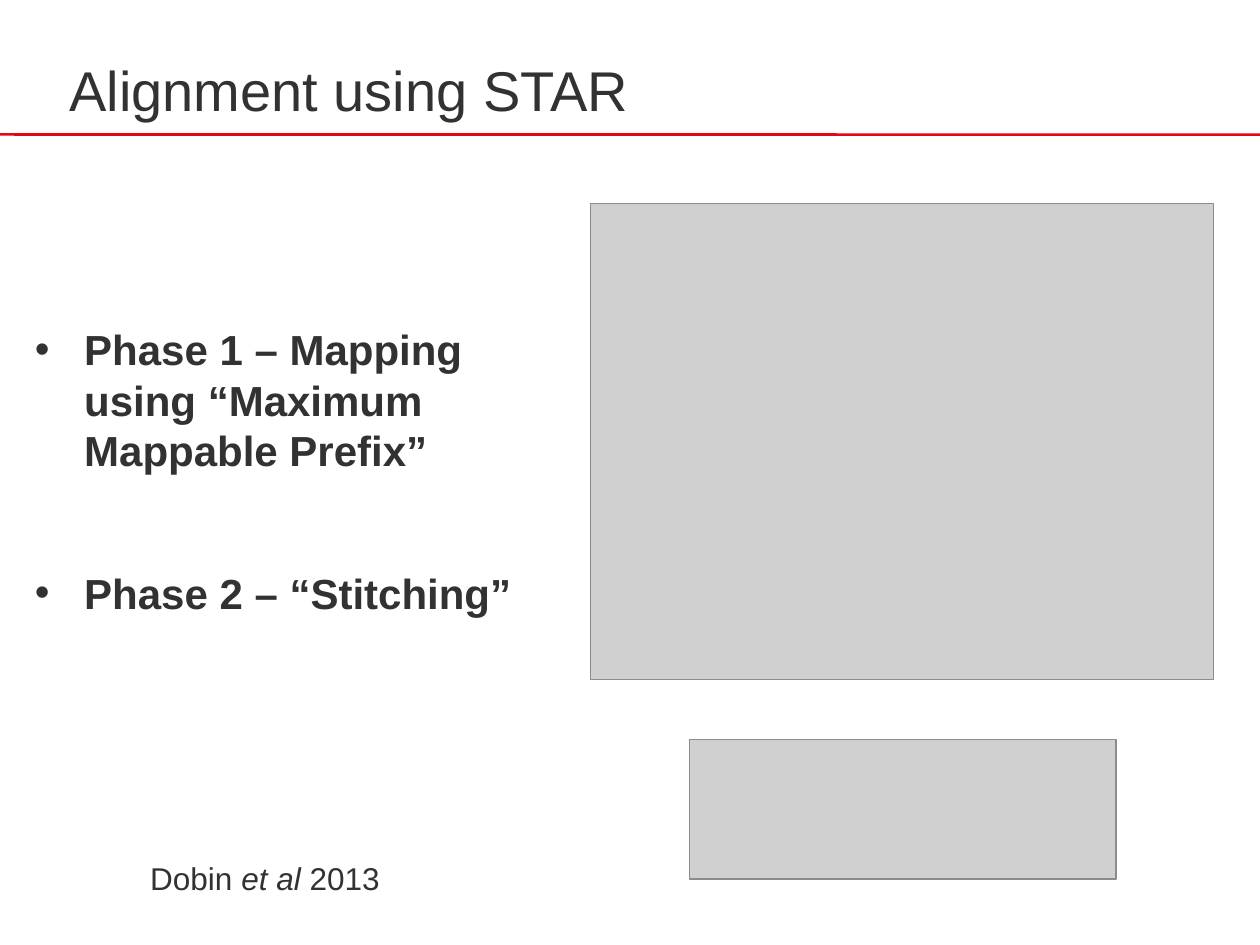
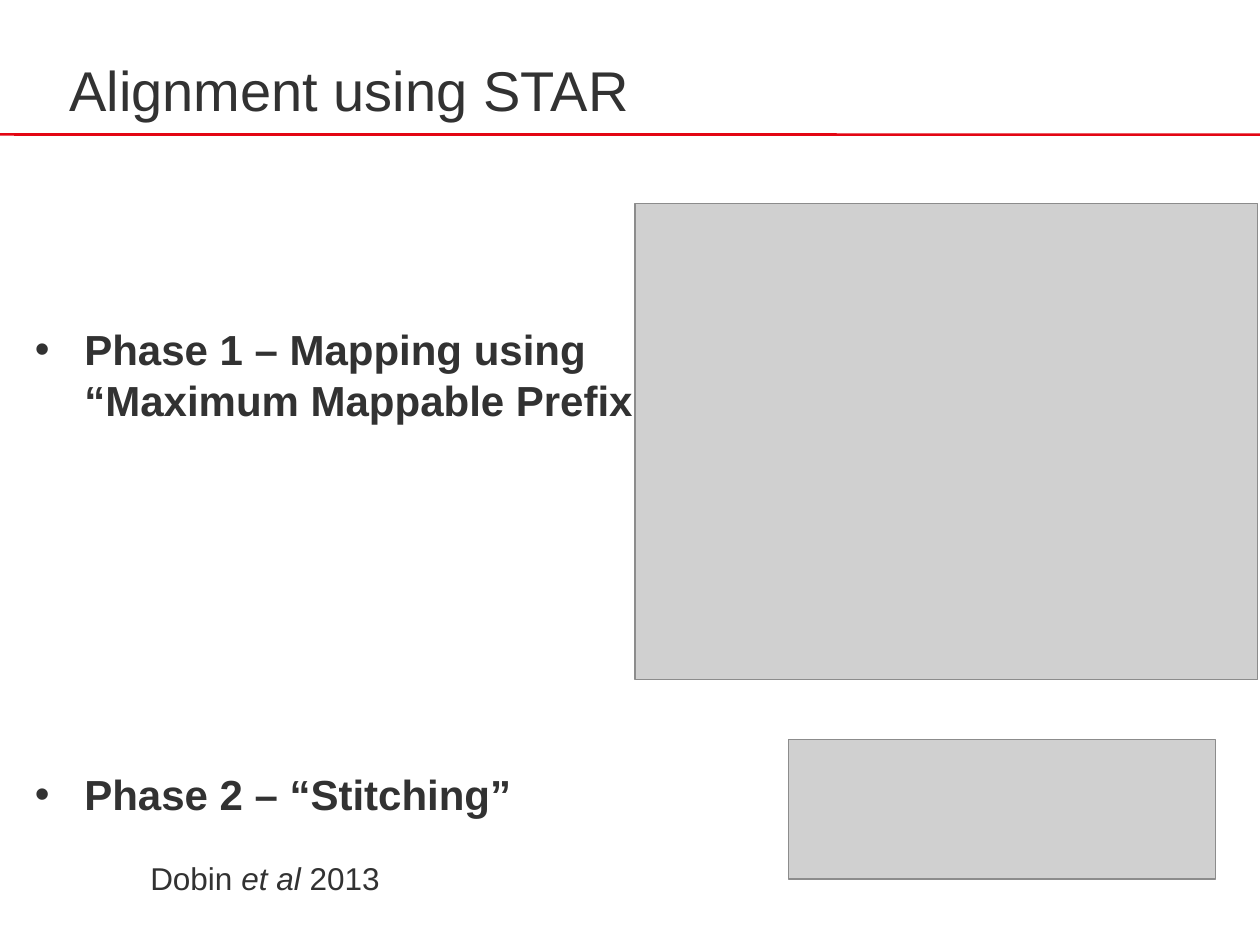
Before and after one commit to sib-swiss/RNAseq-introduction-training, a slide deck: slide 10 of docs/assets/pptx/RNA-Seq_04_Mapping.pptx (slide 5 before the commit). Drawn at 1260x945 pixels with LibreOffice and Linux fonts; fonts in the diff are those of the drawing; grey boxes stand for pictures. Boxes give left, top, right and bottom in pixels: in the first picture for what was removed or moved away, otherwise in the second. Text is boxed around its words. In the diff, an @@ line names an element or a change of style, - is before the commit and + after.

Commit message:
update to mapping part

```diff
--- a/docs/assets/pptx/RNA-Seq_04_Mapping.pptx
+++ b/docs/assets/pptx/RNA-Seq_04_Mapping.pptx
@@ picture: place and size @@
-picture at bbox=[591, 203, 1213, 679]
+picture at bbox=[635, 203, 1257, 679]
@@ text "Phase 1 – Mapping using ..." rewrapped from bbox=[84, 334, 512, 617] to bbox=[84, 334, 654, 819] @@
@@ picture: place and size @@
-picture at bbox=[689, 740, 1116, 879]
+picture at bbox=[789, 740, 1216, 879]
```
Also in this commit, not shown: 8 other slides changed, 10 slides added, 6 slides removed, 6 other files.
